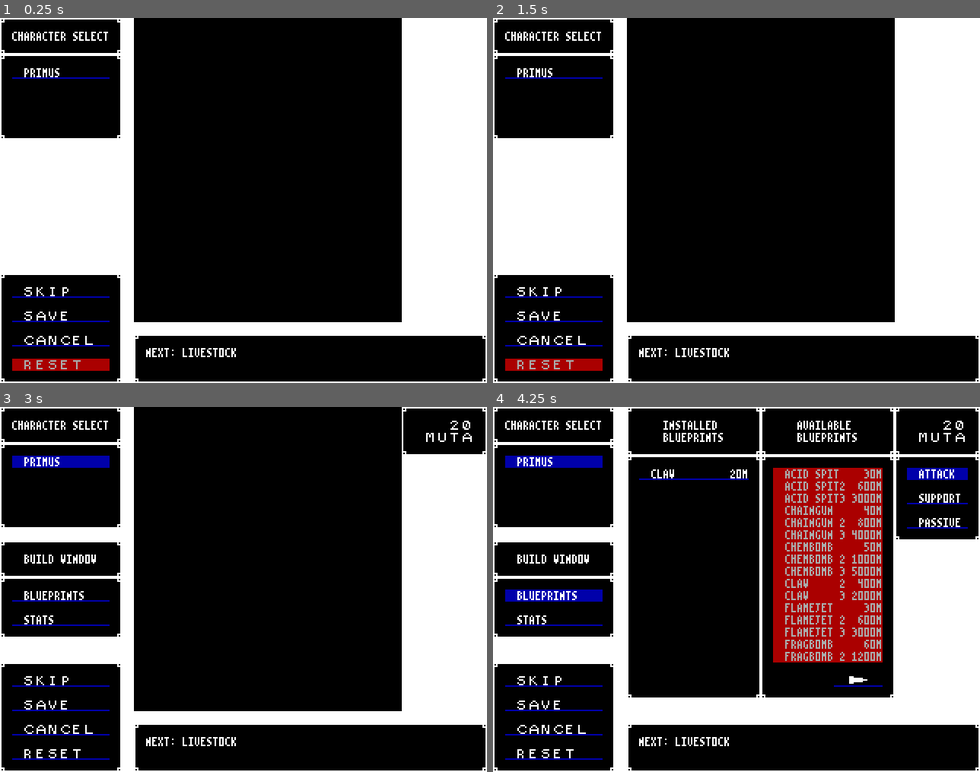
Above: before the commit, frames 1-4 (two rows, left to right).
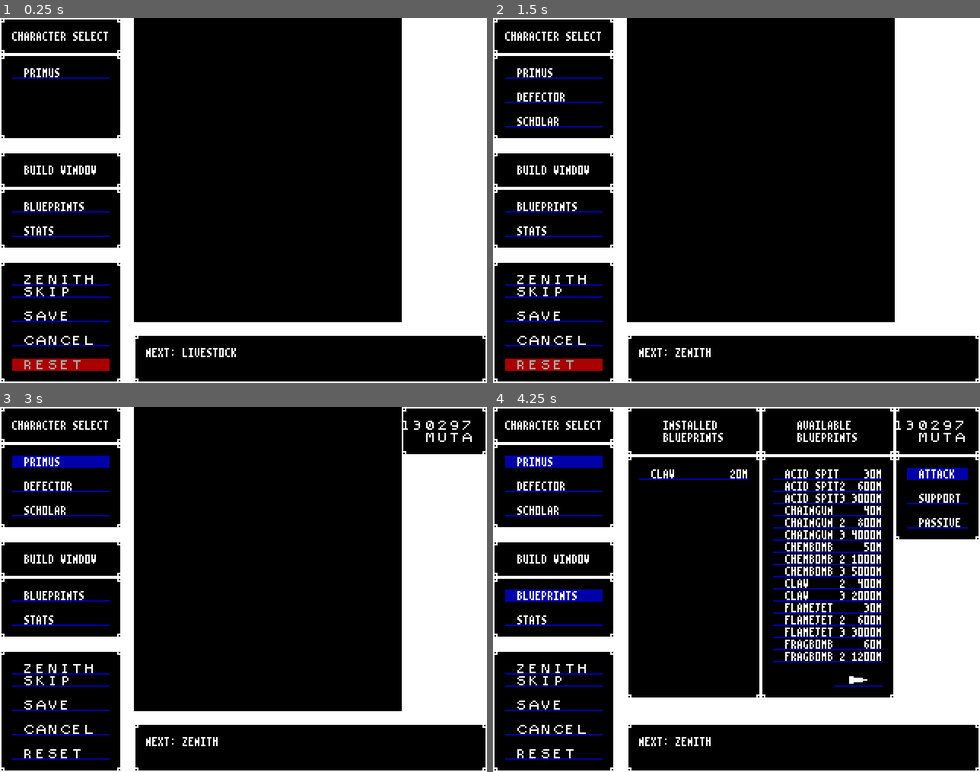
Above: after the commit, the same moments.

Repository: BeamBrain1/Morphose
Game: Godot game, scene res://Scenes/Global/root.tscn
Same seed, same stepped clock (60 frames per second), same inputs: the game is played once before the commit and once after it.
Inputs (mouse positions are in pixels of both pictures, inside the frame that each line leads up to):
- Up to frame 1 (0.25 s): no input
- Up to frame 2 (1.5 s): click (551, 280) at 0.5 s, where only the run after the commit has a clickable "ZENITH"; click "SKIP" at 1.25 s
- Up to frame 3 (3 s): click "SKIP" at 2 s; click "PRIMUS" at 2.75 s
- Up to frame 4 (4.25 s): click "BLUEPRINTS" at 3.5 s

The runs differ from the first frame. In frame 1, 6.7% of the frame differs, in the area x 0-25%, y 37-74%; in frame 2, 7.2%; in frame 3, 1.6%; in frame 4, 14%, in the area x 0-97%, y 3-93%.
Error after the commit: Out of bounds get index '73' (on base: 'Array[Array]') (res://Scenes/Global/Tables/EncounterTable.gd:104)

Commit message:
daily update

Diff:
--- a/Scenes/CharBuild/UI/StatModWindow.tscn
+++ b/Scenes/CharBuild/UI/StatModWindow.tscn
@@ -61,10 +61,10 @@
 horizontal_alignment = 2
 autowrap_mode = 2
 
-[node name="ButtonMinus10" type="Button" parent="." unique_id=310255712]
+[node name="ButtonMinus100" type="Button" parent="." unique_id=1243889797]
 offset_left = 8.0
 offset_top = 32.0
-offset_right = 40.0
+offset_right = 44.0
 offset_bottom = 40.0
 theme = SubResource("Theme_ba66s")
 theme_override_colors/font_color = Color(1, 1, 1, 1)
@@ -78,7 +78,27 @@
 theme_override_styles/hover = ExtResource("6_lbfpq")
 theme_override_styles/disabled = ExtResource("7_uofgo")
 theme_override_styles/focus = SubResource("StyleBoxEmpty_5pkbu")
-text = "  -10   "
+text = "  -100   "
+alignment = 0
+
+[node name="ButtonMinus10" type="Button" parent="." unique_id=310255712]
+offset_left = 8.0
+offset_top = 24.0
+offset_right = 44.0
+offset_bottom = 32.0
+theme = SubResource("Theme_ba66s")
+theme_override_colors/font_color = Color(1, 1, 1, 1)
+theme_override_colors/font_focus_color = Color(1, 1, 1, 1)
+theme_override_colors/font_hover_color = Color(1, 1, 1, 1)
+theme_override_colors/font_disabled_color = Color(0.6666667, 0.6666667, 0.6666667, 1)
+theme_override_fonts/font = SubResource("FontVariation_uawj6")
+theme_override_font_sizes/font_size = 8
+theme_override_styles/normal = SubResource("StyleBoxTexture_y1m00")
+theme_override_styles/pressed = ExtResource("5_xbco0")
+theme_override_styles/hover = ExtResource("6_lbfpq")
+theme_override_styles/disabled = ExtResource("7_uofgo")
+theme_override_styles/focus = SubResource("StyleBoxEmpty_5pkbu")
+text = "  - 10   "
 alignment = 0
 
 [node name="ButtonMinus1" type="Button" parent="." unique_id=207693490]
@@ -98,7 +118,7 @@
 theme_override_styles/hover = ExtResource("6_lbfpq")
 theme_override_styles/disabled = ExtResource("7_uofgo")
 theme_override_styles/focus = SubResource("StyleBoxEmpty_5pkbu")
-text = "  - 1   "
+text = "  -  1   "
 alignment = 0
 
 [node name="ButtonPlus1" type="Button" parent="." unique_id=1188773077]
@@ -118,10 +138,30 @@
 theme_override_styles/hover = ExtResource("6_lbfpq")
 theme_override_styles/disabled = ExtResource("7_uofgo")
 theme_override_styles/focus = SubResource("StyleBoxEmpty_5pkbu")
-text = "  + 1   "
+text = "  +  1   "
 alignment = 0
 
 [node name="ButtonPlus10" type="Button" parent="." unique_id=2088825032]
+offset_left = 48.0
+offset_top = 24.0
+offset_right = 80.0
+offset_bottom = 32.0
+theme = SubResource("Theme_ba66s")
+theme_override_colors/font_color = Color(1, 1, 1, 1)
+theme_override_colors/font_focus_color = Color(1, 1, 1, 1)
+theme_override_colors/font_hover_color = Color(1, 1, 1, 1)
+theme_override_colors/font_disabled_color = Color(0.6666667, 0.6666667, 0.6666667, 1)
+theme_override_fonts/font = SubResource("FontVariation_uawj6")
+theme_override_font_sizes/font_size = 8
+theme_override_styles/normal = SubResource("StyleBoxTexture_y1m00")
+theme_override_styles/pressed = ExtResource("5_xbco0")
+theme_override_styles/hover = ExtResource("6_lbfpq")
+theme_override_styles/disabled = ExtResource("7_uofgo")
+theme_override_styles/focus = SubResource("StyleBoxEmpty_5pkbu")
+text = "  + 10   "
+alignment = 0
+
+[node name="ButtonPlus100" type="Button" parent="." unique_id=1865406589]
 offset_left = 48.0
 offset_top = 32.0
 offset_right = 80.0
@@ -138,7 +178,7 @@
 theme_override_styles/hover = ExtResource("6_lbfpq")
 theme_override_styles/disabled = ExtResource("7_uofgo")
 theme_override_styles/focus = SubResource("StyleBoxEmpty_5pkbu")
-text = "  +10   "
+text = "  +100   "
 alignment = 0
 
 [node name="Separator2" type="ColorRect" parent="." unique_id=1608725869]
@@ -151,7 +191,9 @@
 offset_right = 89.0
 offset_bottom = 48.0
 
+[connection signal="pressed" from="ButtonMinus100" to="." method="_on_button_minus_100_pressed"]
 [connection signal="pressed" from="ButtonMinus10" to="." method="_on_button_minus_10_pressed"]
 [connection signal="pressed" from="ButtonMinus1" to="." method="_on_button_minus_1_pressed"]
 [connection signal="pressed" from="ButtonPlus1" to="." method="_on_button_plus_1_pressed"]
 [connection signal="pressed" from="ButtonPlus10" to="." method="_on_button_plus_10_pressed"]
+[connection signal="pressed" from="ButtonPlus100" to="." method="_on_button_plus_100_pressed"]
--- a/Scenes/CharBuild/UI/WindowBase.tscn
+++ b/Scenes/CharBuild/UI/WindowBase.tscn
@@ -84,7 +84,6 @@
 text = "  SCHOLAR"
 
 [node name="DialogBuildWindow" parent="." unique_id=1943375761 instance=ExtResource("1_q8est")]
-visible = false
 offset_top = 88.0
 offset_right = 80.0
 offset_bottom = 112.0
@@ -127,17 +126,38 @@
 text = "  STATS"
 
 [node name="DialogExitScreen" parent="." unique_id=1274019551 instance=ExtResource("1_q8est")]
-offset_top = 168.0
+offset_top = 160.0
 offset_right = 80.0
 offset_bottom = 240.0
 expand_programmatically = false
 
+[node name="ButtonZenith" type="Button" parent="DialogExitScreen" unique_id=330645868]
+layout_mode = 0
+offset_left = 8.0
+offset_top = 8.0
+offset_right = 72.0
+offset_bottom = 16.0
+theme = SubResource("Theme_ba66s")
+theme_override_colors/font_color = Color(1, 1, 1, 1)
+theme_override_colors/font_focus_color = Color(1, 1, 1, 1)
+theme_override_colors/font_hover_color = Color(1, 1, 1, 1)
+theme_override_colors/font_disabled_color = Color(0.6666667, 0.6666667, 0.6666667, 1)
+theme_override_fonts/font = ExtResource("6_0s7e1")
+theme_override_font_sizes/font_size = 8
+theme_override_styles/normal = SubResource("StyleBoxTexture_y1m00")
+theme_override_styles/pressed = ExtResource("8_f4qa5")
+theme_override_styles/hover = ExtResource("9_gkk13")
+theme_override_styles/disabled = ExtResource("10_jrur7")
+theme_override_styles/focus = SubResource("StyleBoxEmpty_5pkbu")
+text = " ZENITH"
+alignment = 0
+
 [node name="ButtonSkip" type="Button" parent="DialogExitScreen" unique_id=1251604811]
 layout_mode = 0
 offset_left = 8.0
-offset_top = 8.0
-offset_right = 72.0
-offset_bottom = 16.0
+offset_top = 16.0
+offset_right = 72.0
+offset_bottom = 24.0
 theme = SubResource("Theme_ba66s")
 theme_override_colors/font_color = Color(1, 1, 1, 1)
 theme_override_colors/font_focus_color = Color(1, 1, 1, 1)
@@ -156,9 +176,9 @@
 [node name="ButtonSave" type="Button" parent="DialogExitScreen" unique_id=374946045]
 layout_mode = 0
 offset_left = 8.0
-offset_top = 24.0
-offset_right = 72.0
-offset_bottom = 32.0
+offset_top = 32.0
+offset_right = 72.0
+offset_bottom = 40.0
 theme = SubResource("Theme_ba66s")
 theme_override_colors/font_color = Color(1, 1, 1, 1)
 theme_override_colors/font_focus_color = Color(1, 1, 1, 1)
@@ -177,9 +197,9 @@
 [node name="ButtonCancel" type="Button" parent="DialogExitScreen" unique_id=21503095]
 layout_mode = 0
 offset_left = 8.0
-offset_top = 40.0
-offset_right = 72.0
-offset_bottom = 48.0
+offset_top = 48.0
+offset_right = 72.0
+offset_bottom = 56.0
 theme = SubResource("Theme_ba66s")
 theme_override_colors/font_color = Color(1, 1, 1, 1)
 theme_override_colors/font_focus_color = Color(1, 1, 1, 1)
@@ -199,9 +219,9 @@
 [node name="ButtonReset" type="Button" parent="DialogExitScreen" unique_id=341952657]
 layout_mode = 0
 offset_left = 8.0
-offset_top = 56.0
-offset_right = 72.0
-offset_bottom = 64.0
+offset_top = 64.0
+offset_right = 72.0
+offset_bottom = 72.0
 theme = SubResource("Theme_ba66s")
 theme_override_colors/font_color = Color(1, 1, 1, 1)
 theme_override_colors/font_focus_color = Color(1, 1, 1, 1)
@@ -240,7 +260,7 @@
 [node name="Separator2" type="ColorRect" parent="." unique_id=270115455]
 offset_top = 152.0
 offset_right = 80.0
-offset_bottom = 168.0
+offset_bottom = 160.0
 
 [node name="Separator3" type="ColorRect" parent="." unique_id=1426432161]
 offset_left = 80.0
@@ -279,6 +299,7 @@
 
 [connection signal="tab_selected" from="DialogCharacterSelect/Body/TabHeaderList" to="." method="tabSelectedCharacter"]
 [connection signal="tab_selected" from="DialogBuildWindow/Body/TabHeaderList" to="." method="tabSelectedWindow"]
+[connection signal="pressed" from="DialogExitScreen/ButtonZenith" to="." method="_on_button_zenith_pressed"]
 [connection signal="pressed" from="DialogExitScreen/ButtonSkip" to="." method="_on_button_skip_pressed"]
 [connection signal="pressed" from="DialogExitScreen/ButtonSave" to="." method="_on_button_save_pressed"]
 [connection signal="pressed" from="DialogExitScreen/ButtonCancel" to="." method="_on_button_cancel_pressed"]
--- a/Scenes/CharBuild/UI/stat_mod_window.gd
+++ b/Scenes/CharBuild/UI/stat_mod_window.gd
@@ -48,10 +48,12 @@
 
 
 func setEnabledButtons() -> void:
+	$ButtonMinus100.disabled = not party_member.canDecreaseStat(assigned_stat)
 	$ButtonMinus10.disabled = not party_member.canDecreaseStat(assigned_stat)
 	$ButtonMinus1.disabled = not party_member.canDecreaseStat(assigned_stat)
-	$ButtonPlus1.disabled =  not party_member.canIncreaseStat(assigned_stat)
-	$ButtonPlus10.disabled =  not party_member.canIncreaseStat(assigned_stat)
+	$ButtonPlus1.disabled = not party_member.canIncreaseStat(assigned_stat)
+	$ButtonPlus10.disabled = not party_member.canIncreaseStat(assigned_stat)
+	$ButtonPlus100.disabled = not party_member.canIncreaseStat(assigned_stat)
 
 
 func setFavoredStatIndicator() -> void:
@@ -90,3 +92,21 @@
 		else:
 			break
 	emit_signal("update_bio_energy")
+
+
+func _on_button_minus_100_pressed() -> void:
+	for i in range(100):
+		if party_member.canDecreaseStat(assigned_stat):
+			party_member.statMinusOne(assigned_stat)
+		else:
+			break
+	emit_signal("update_bio_energy")
+
+
+func _on_button_plus_100_pressed() -> void:
+	for i in range(100):
+		if party_member.canIncreaseStat(assigned_stat):
+			party_member.statPlusOne(assigned_stat)
+		else:
+			break
+	emit_signal("update_bio_energy")
--- a/Scenes/CharBuild/UI/window_base.gd
+++ b/Scenes/CharBuild/UI/window_base.gd
@@ -3,6 +3,7 @@
 signal tab_selected_window
 signal tab_selected_character
 signal skip
+signal zenith
 signal reset
 signal save
 signal cancel
@@ -45,6 +46,10 @@
 	emit_signal("skip")
 
 
+func _on_button_zenith_pressed() -> void:
+	emit_signal("zenith")
+
+
 func nextBattleEnemyList() -> String:
 	var result: String = ""
 	for enemy in ActiveSaveData.getNextBattle():
--- a/Scenes/Controllers/ControllerBuildCharacter.tscn
+++ b/Scenes/Controllers/ControllerBuildCharacter.tscn
@@ -28,6 +28,7 @@
 [connection signal="skip" from="WindowBase" to="." method="_on_window_base_skip"]
 [connection signal="tab_selected_character" from="WindowBase" to="." method="partyMemberTabSelected"]
 [connection signal="tab_selected_window" from="WindowBase" to="." method="buildWindowSelected"]
+[connection signal="zenith" from="WindowBase" to="." method="_on_window_base_zenith"]
 [connection signal="blueprint_lists_modified" from="WindowBlueprintManager" to="." method="updateAllDisplays"]
 [connection signal="blueprint_type_selected" from="WindowBlueprintManager" to="." method="blueprintTypeSelected"]
 [connection signal="on_stat_adjust" from="WindowStatsAdjust" to="." method="updateAllDisplays"]
--- a/Scenes/Controllers/controller_build_character.gd
+++ b/Scenes/Controllers/controller_build_character.gd
@@ -110,3 +110,7 @@
 # Skip upcoming battle
 func _on_window_base_skip() -> void:
 	root.skipBattle()
+
+
+func _on_window_base_zenith() -> void:
+	root.skipToZenith()
--- a/Scenes/Global/Tables/EncounterTable.gd
+++ b/Scenes/Global/Tables/EncounterTable.gd
@@ -55,7 +55,35 @@
 	table.append([enemy("Tanker"), enemy("Tanker"), enemy("Launcher"), enemy("Launcher")])
 	table.append([enemy("Tanker"), enemy("Tanker"), enemy("Launcher"), enemy("Searcher"), enemy("Searcher"), enemy("Searcher")])
 	table.append([enemy("Tanker"), enemy("Silo Lord"), enemy("Tanker")])
-
+	table.append([enemy("Toxoid"), enemy("Toxoid")])
+	table.append([enemy("Toxoid"), enemy("Toxoid")])
+	table.append([enemy("Toxoid"), enemy("Toxoid"), enemy("Toxoid")])
+	table.append([enemy("Toxoid"), enemy("Toxoid"), enemy("Toxoid")])
+	table.append([enemy("Raptor"), enemy("Raptor")])
+	table.append([enemy("Raptor"), enemy("Raptor"), enemy("Raptor")])
+	table.append([enemy("Raptor"), enemy("Raptor"), enemy("Raptor"), enemy("Raptor")])
+	table.append([enemy("Raptor"), enemy("Raptor"), enemy("Raptor"), enemy("Raptor"), enemy("Raptor"), enemy("Raptor")])
+	table.append([enemy("APU-019"), enemy("APU-019"), enemy("APU-019"), enemy("APU-019"), enemy("APU-019"), enemy("APU-019"), enemy("APU-019"), enemy("APU-019")])
+	table.append([enemy("Prototype")])
+	table.append([enemy("Crab"), enemy("Crab")])
+	table.append([enemy("Crab"), enemy("Crab")])
+	table.append([enemy("Crab"), enemy("Crab"), enemy("Crab")])
+	table.append([enemy("Crab"), enemy("Crab"), enemy("Crab")])
+	table.append([enemy("Barnacle"), enemy("Barnacle")])
+	table.append([enemy("Barnacle"), enemy("Barnacle"), enemy("Barnacle")])
+	table.append([enemy("Barnacle"), enemy("Barnacle"), enemy("Barnacle"), enemy("Barnacle")])
+	table.append([enemy("Barnacle"), enemy("Barnacle"), enemy("Barnacle"), enemy("Barnacle"), enemy("Barnacle"), enemy("Barnacle")])
+	table.append([enemy("King Crab")])
+	table.append([enemy("Shark"), enemy("Shark")])
+	table.append([enemy("Shark"), enemy("Shark")])
+	table.append([enemy("Shark"), enemy("Shark"), enemy("Shark")])
+	table.append([enemy("Shark"), enemy("Shark"), enemy("Shark")])
+	table.append([enemy("Pulser"), enemy("Pulser")])
+	table.append([enemy("Pulser"), enemy("Pulser"), enemy("Pulser")])
+	table.append([enemy("Pulser"), enemy("Pulser"), enemy("Pulser"), enemy("Pulser")])
+	table.append([enemy("Pulser"), enemy("Pulser"), enemy("Pulser"), enemy("Pulser"), enemy("Pulser"), enemy("Pulser")])
+	table.append([enemy("Prometheus"), enemy("Pulser"), enemy("Pulser")])
+	table.append([enemy("Zenith")])
 
 # Returns encounter at index
 # If index exceeds table size, get last entry
--- a/Scenes/Global/Tables/EnemyTable.gd
+++ b/Scenes/Global/Tables/EnemyTable.gd
@@ -409,6 +409,22 @@
 	current_enemy.installBlueprintByNameAndTier("Mucus", 2)
 	addEnemyToTable(current_enemy)
 
+	current_enemy = EnemyType.new()
+	current_enemy.name = "King Crab"
+	current_enemy.hp = 1400
+	current_enemy.tech_points = 600
+	current_enemy.attack = 200
+	current_enemy.defense = 200
+	current_enemy.senses = 140
+	current_enemy.speed = 75
+	current_enemy.installBlueprintByNameAndTier("Hammer", 3)
+	current_enemy.installBlueprintByNameAndTier("Bullseye", 3)
+	current_enemy.installBlueprintByNameAndTier("Aegis", 3)
+	current_enemy.installBlueprintByNameAndTier("Mucus", 3)
+	current_enemy.installBlueprintByNameAndTier("Hydrocoat", 3)
+	current_enemy.installBlueprintByNameAndTier("Molt", 2)
+	addEnemyToTable(current_enemy)
+
 	### SEAFLOOR ###
 
 	current_enemy = EnemyType.new()
@@ -417,9 +433,9 @@
 	current_enemy.tech_points = 250
 	current_enemy.attack = 130
 	current_enemy.defense = 60
-	current_enemy.senses = 90
+	current_enemy.senses = 110
 	current_enemy.speed = 110
-	current_enemy.installBlueprintByNameAndTier("Claw", 3)
+	current_enemy.installBlueprintByNameAndTier("Claw", 2)
 	current_enemy.installBlueprintByNameAndTier("Web", 2)
 	addEnemyToTable(current_enemy)
 
@@ -429,9 +445,9 @@
 	current_enemy.name = "Pulser"
 	current_enemy.hp = 650
 	current_enemy.tech_points = 500
-	current_enemy.attack = 100
+	current_enemy.attack = 130
 	current_enemy.defense = 70
-	current_enemy.senses = 100
+	current_enemy.senses = 120
 	current_enemy.speed = 120
 	current_enemy.installBlueprintByNameAndTier("Laser", 3)
 	current_enemy.installBlueprintByNameAndTier("Bullseye", 3)
@@ -442,10 +458,10 @@
 	current_enemy.name = "Prometheus"
 	current_enemy.hp = 2400
 	current_enemy.tech_points = 1000
-	current_enemy.attack = 150
+	current_enemy.attack = 180
 	current_enemy.defense = 100
-	current_enemy.senses = 120
-	current_enemy.speed = 120
+	current_enemy.senses = 130
+	current_enemy.speed = 140
 	current_enemy.installBlueprintByNameAndTier("Laser", 3)
 	current_enemy.installBlueprintByNameAndTier("Napalm", 3)
 	current_enemy.installBlueprintByNameAndTier("Psypulse", 3)
--- a/Scenes/Global/root.gd
+++ b/Scenes/Global/root.gd
@@ -44,6 +44,11 @@
 	var base_muta_value : int = EncounterTable.getEncounterBioEnergyValue(ActiveSaveData.current_battle)
 	ActiveSaveData.awardMuta(ceili(float(base_muta_value) / ActiveSaveData.party_members.size()))
 	toCharacterBuildScreen(true)
+
+
+func skipToZenith() -> void:
+	while ActiveSaveData.current_battle < EncounterTable.table.size() - 1:
+		skipBattle()
 
 
 func loadStartingPartyMembers() -> void:
Not shown, changed: blueprints.dat
